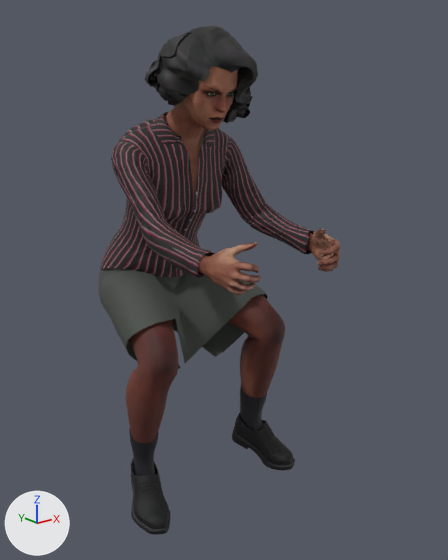
Before and after pictures for a commit that changed the glTF model assets/personaggi/realistici/sella-lunga/donna-03.glb.
Camera for both pictures: a camera (50 mm lens) standing at (-0.997, -1.629, 1.17) and looking at (0.045, -0.326, 0.649). The lights are fixed; the arrows at lower left show +X, +Y and +Z. The older version comes first. Vertices at exactly the same position are counted once.

The scene before the commit, as lines of its bpy script (objects in view):
```python
me_base_007 = bpy.data.meshes.new('base.007')
me_base_007.from_pydata(...)  # 8705 vertices, 17218 faces; spans x -0.262..0.262, y -0.656..-0.119, z 0.421..1.511
# faces by material slot: [15074, 760, 184, 1200]
me_base_007.materials.append(mat_human_body_007)  # picture img_indian_skin3e
me_base_007.materials.append(mat_human_lips_007)  # picture img_indian_skin3e
me_base_007.materials.append(mat_human_fingernails_007)  # picture img_indian_skin3e
me_base_007.materials.append(mat_human_ears_007)  # picture img_indian_skin3e
me_elvscurly_bob1 = bpy.data.meshes.new('elvscurly_bob1')
me_elvscurly_bob1.from_pydata(...)  # 1167 vertices, 2142 faces; spans x -0.13..0.149, y -0.447..-0.163, z 1.296..1.532
me_elvscurly_bob1.materials.append(mat_human_elvs_wavy_bob)  # picture img_black
me_female_elegantsuit01 = bpy.data.meshes.new('female_elegantsuit01')
me_female_elegantsuit01.from_pydata(...)  # 2205 vertices, 4192 faces; spans x -0.249..0.248, y -0.545..0.085, z 0.576..1.324
me_female_elegantsuit01.materials.append(mat_human_female_elegantsuit01)
ob_human = bpy.data.objects.new('Human', me_base_007)
ob_human.location = (0.0, 0.0, -0.221)
ob_human_elvs_wavy_bob = bpy.data.objects.new('Human.elvs_wavy_bob', me_elvscurly_bob1)
ob_human_elvs_wavy_bob.location = (0.0, 0.0, -0.221)
ob_human_female_elegantsuit01 = bpy.data.objects.new('Human.female_elegantsuit01', me_female_elegantsuit01)
ob_human_female_elegantsuit01.location = (0.0, 0.0, -0.221)
# also in view: 'Human.shoes03' at (0.0, -0.315, 0.127)
```
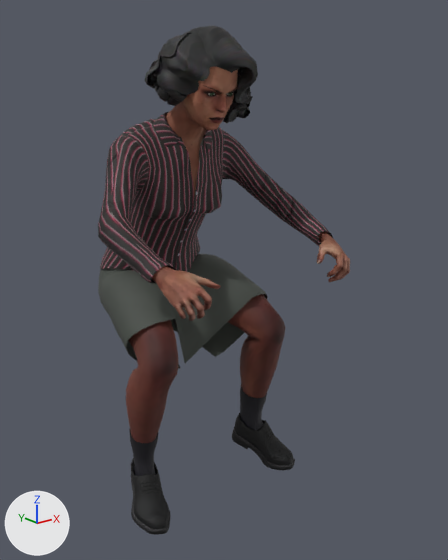
What the commit changed:
me_base_007 is used by ob_human; location (0.0, 0.0, -0.221).
me_base_007 had 8705 vertices, 17218 faces and spanned x -0.262..0.262, y -0.656..-0.119, z 0.421..1.511.
me_base_007 now has 8705 vertices, 17218 faces and spans x -0.3..0.3, y -0.604..-0.119, z 0.421..1.511.
me_base_007 part 1: the loose piece of 1709 vertices spanning x -0.198..-0.094, y -0.656..-0.468, z 0.946..1.06 is multiplied about its middle by the matrix ((0.662, -0.182, 0.727), (0.31, 0.95, -0.045), (-0.682, 0.255, 0.685)), then moved by (-0.096, 0.046, -0.043).
me_base_007 part 2: the loose piece of 1709 vertices spanning x 0.094..0.198, y -0.656..-0.468, z 0.946..1.06 is multiplied about its middle by the matrix ((0.662, 0.182, -0.727), (-0.31, 0.95, -0.045), (0.682, 0.255, 0.685)), then moved by (0.096, 0.046, -0.043).
Other edits to the shape of me_base_007 do not show in these pictures.
me_female_elegantsuit01 is used by ob_human_female_elegantsuit01; location (0.0, 0.0, -0.221).
me_female_elegantsuit01 had 2205 vertices, 4192 faces and spanned x -0.249..0.248, y -0.545..0.085, z 0.576..1.324.
me_female_elegantsuit01 now has 2205 vertices, 4192 faces and spans x -0.32..0.315, y -0.505..0.085, z 0.576..1.324.
me_female_elegantsuit01 part 3: 1246 of 2205 vertices moved; they spanned x -0.208..0.209, y -0.545..-0.062, z 0.965..1.32 and now span x -0.32..0.315, y -0.505..-0.061, z 0.953..1.32; mean shift (0.0, 0.013, 0.001); largest move (-0.162, -0.317, 0.991) -> (-0.306, -0.287, 1.026).

Changed parts and their boxes (x1, y1, x2, y2) in the pictures (448 x 560 px; the box of a moved part takes in the faces that stretch with it):
'Human.female_elegantsuit01', reshaped (9% wider): before (98, 112, 314, 368); after (98, 112, 333, 368)
'Human', reshaped: before (126, 66, 340, 443); after (126, 66, 350, 443)
part 1 of me_base_007, moved or reshaped: before (198, 242, 261, 295); after (152, 265, 221, 321)
part 2 of me_base_007, moved or reshaped: before (306, 228, 340, 272); after (316, 232, 350, 282)
part 3 of me_female_elegantsuit01, moved or reshaped: before (111, 113, 314, 278); after (98, 113, 333, 283)
